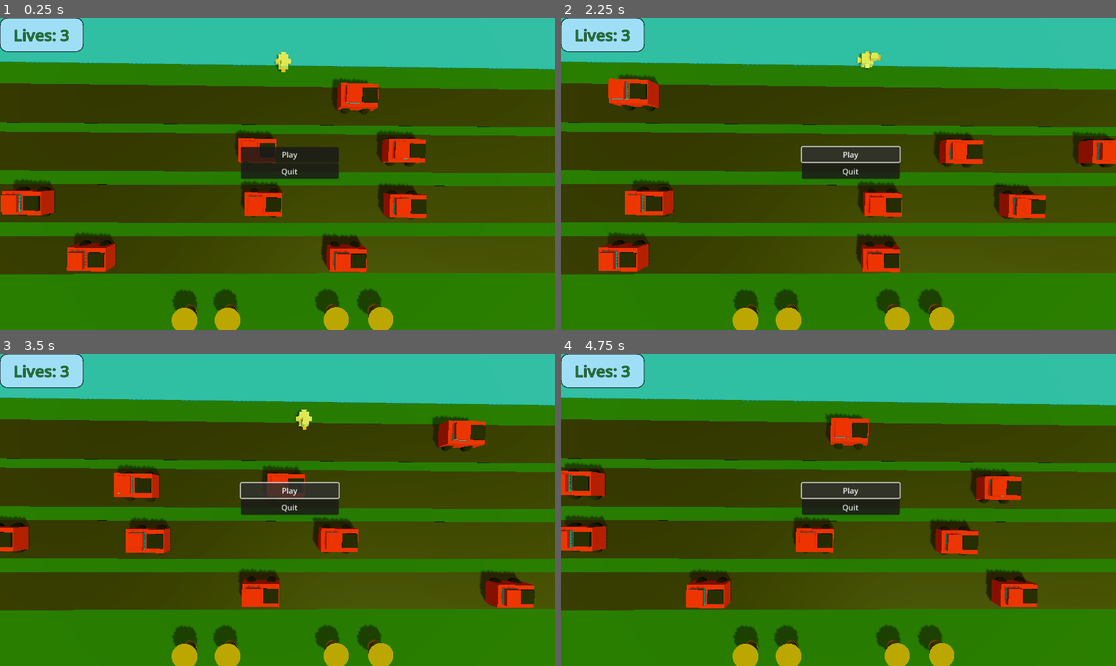
Above: before the commit, frames 1-4 (two rows, left to right).
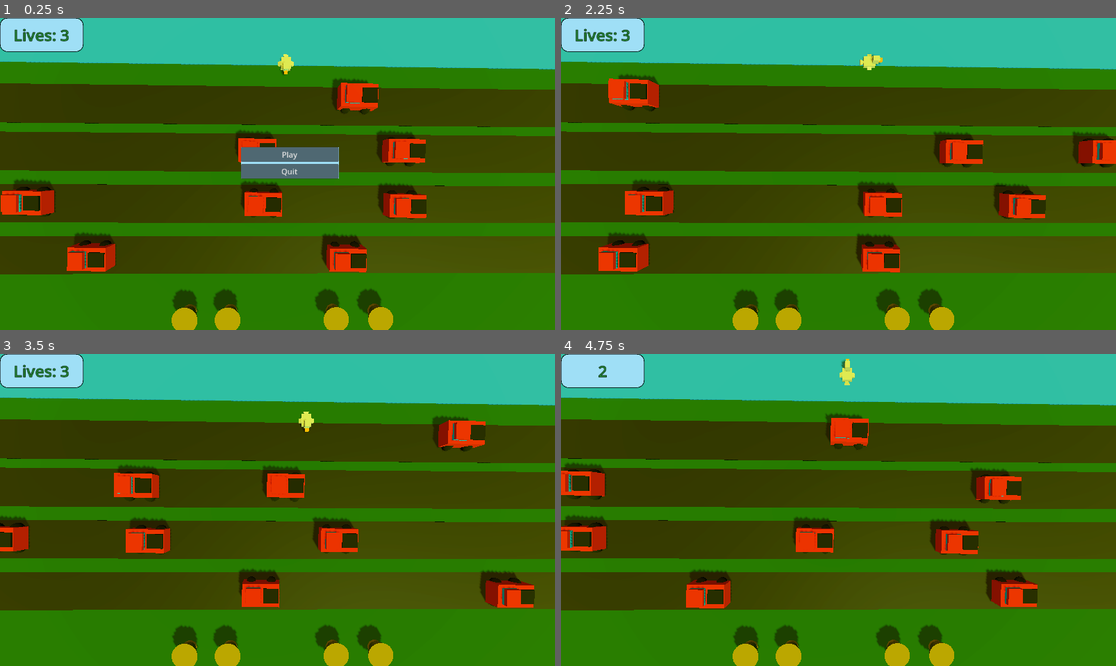
Above: after the commit, the same moments.

Repository: PushingPolygons/dangerxing-PCCDanny
Game: Godot game, scene res://Main/Main.tscn
Two runs of this game, one before a commit and one after it. Both use one fixed random seed, a clock stepped at 60 frames per second and the inputs below.
Inputs (mouse positions are in pixels of both pictures, inside the frame that each line leads up to):
- Up to frame 1 (0.25 s): no input
- Up to frame 2 (2.25 s): click "Play" at 0.5 s; click (849, 155) at 1.25 s, where only the run before the commit has a clickable "Play"; hold D (move_right) from 2.03 s (still down)
- Up to frame 3 (3.5 s): release D (move_right) at 2.78 s; hold S (move_down) from 2.78 s (still down)
- Up to frame 4 (4.75 s): release S (move_down) at 3.53 s; hold D (move_right) 3.53-4.28 s; hold W (move_up) from 4.28 s (still down)

The runs differ from the first frame. In frame 1, 1.9% of the frame differs, in the area x 43-62%, y 10-52%; in frame 2, 2.0%; in frame 3, 2.0%; in frame 4, 2.2%, in the area x 2-62%, y 1-52%.
Error after the commit: Invalid call. Nonexistent function 'new' in base 'PackedScene'. (res://Main/Main.gd:22)

Commit message:
UI panel editing along with fun crashes!
moved over UI like in video got crashes after for awhile. trying to resolve.

Diff:
--- a/Code/Main/Main.gd
+++ b/Code/Main/Main.gd
@@ -3,7 +3,32 @@
 
 const PLAYER = preload("res://Player/Player.tscn")
 
+@onready var menu = $Menu
+@onready var play_button = $Menu/VBoxContainer/PlayButton
+@onready var quit_button = $Menu/VBoxContainer/QuitButton
 
-func StartGame():
-	var player = PLAYER.instantiate()
+
+
+func _ready():
+	play_button.pressed.connect(OnPlayPressed)
+	quit_button.pressed.connect(OnQuitPressed)
+
+
+
+
+
+
+func SpawnPlayer():
+	var player = PLAYER.new()
 	player.position.z = -7.7
+	player.main = self
+	add_child(player)
+
+
+func OnPlayPressed():
+	menu.hide()
+	SpawnPlayer()
+
+
+func OnQuitPressed():
+	get_tree().quit()
--- a/Code/Main/Main.tscn
+++ b/Code/Main/Main.tscn
@@ -1,8 +1,7 @@
-[gd_scene load_steps=15 format=3 uid="uid://cg04rlbhnkept"]
+[gd_scene load_steps=13 format=3 uid="uid://cg04rlbhnkept"]
 
 [ext_resource type="Script" path="res://Main/Main.gd" id="1"]
 [ext_resource type="PackedScene" uid="uid://dph23bwxy023t" path="res://Player/Player.tscn" id="2_v8quc"]
-[ext_resource type="Script" path="res://Player/Player.gd" id="3_l2c8d"]
 [ext_resource type="PackedScene" uid="uid://6e2f0n6njwu5" path="res://Terrain/River.tscn" id="4_3n5fr"]
 [ext_resource type="PackedScene" uid="uid://buwoxjby6e1tt" path="res://Vehicle/Vehicle.tscn" id="4_bruup"]
 [ext_resource type="PackedScene" uid="uid://b3kt5miwigm0h" path="res://Roost/Roost.tscn" id="5_qjt6c"]
@@ -29,33 +28,14 @@
 [sub_resource type="PlaneMesh" id="PlaneMesh_lig6h"]
 size = Vector2(30, 30)
 
-[sub_resource type="StyleBoxFlat" id="StyleBoxFlat_nsupv"]
-content_margin_left = 12.0
-content_margin_top = 12.0
-content_margin_right = 12.0
-content_margin_bottom = 12.0
+[sub_resource type="StyleBoxFlat" id="StyleBoxFlat_fvg0j"]
 bg_color = Color(0.623529, 0.87451, 0.964706, 1)
-border_width_left = 1
-border_width_top = 1
-border_width_right = 1
-border_width_bottom = 1
-border_color = Color(0, 0, 0, 1)
-border_blend = true
-corner_radius_top_left = 15
-corner_radius_top_right = 15
-corner_radius_bottom_right = 15
-corner_radius_bottom_left = 15
-shadow_size = 1
-
-[sub_resource type="LabelSettings" id="LabelSettings_mde2w"]
-font_size = 33
-font_color = Color(0, 0.392157, 0, 0.788235)
-outline_size = 2
-outline_color = Color(0, 0, 0, 0.976471)
-shadow_size = 2
 
 [node name="Main" type="Node"]
 script = ExtResource("1")
+
+[node name="Player" parent="." instance=ExtResource("2_v8quc")]
+transform = Transform3D(0.999979, 0, -0.00644022, 0, 1, 0, 0.00644022, 0, 0.999979, -0.188873, 0.219202, -7.75864)
 
 [node name="WorldEnvironment" type="WorldEnvironment" parent="."]
 environment = SubResource("Environment_4ewo3")
@@ -71,10 +51,6 @@
 [node name="Camera3D" type="Camera3D" parent="Rig"]
 transform = Transform3D(0.999771, -0.0131987, -0.016871, 0.0166441, -0.0171165, 0.999715, -0.0134837, -0.999767, -0.0168929, -0.812298, 15.5287, 0.213329)
 fov = 72.5978
-
-[node name="Player" parent="." instance=ExtResource("2_v8quc")]
-transform = Transform3D(0.999979, 0, -0.00644022, 0, 1, 0, 0.00644022, 0, 0.999979, -0.188873, 0.219202, -7.75864)
-script = ExtResource("3_l2c8d")
 
 [node name="Terrain" type="Node3D" parent="."]
 transform = Transform3D(1.4, 0, 0.00244346, 0, 1.4, 0, -0.00244346, 0, 1.4, 0, 0, 0)
@@ -145,19 +121,8 @@
 [node name="Roost2" parent="." instance=ExtResource("5_qjt6c")]
 transform = Transform3D(1, 0, 0, 0, 1, 0, 0, 0, 1, -3.98686, -0.0121636, 10.7193)
 
-[node name="UI" type="PanelContainer" parent="."]
-offset_right = 173.0
-offset_bottom = 58.0
-theme_override_styles/panel = SubResource("StyleBoxFlat_nsupv")
-
-[node name="Label" type="Label" parent="UI"]
-layout_mode = 2
-text = "Lives: 3"
-label_settings = SubResource("LabelSettings_mde2w")
-horizontal_alignment = 1
-
 [node name="Menu" type="PanelContainer" parent="."]
-anchors_preset = -1
+anchors_preset = 15
 anchor_right = 1.0
 anchor_bottom = 1.0
 offset_left = 500.0
@@ -166,14 +131,15 @@
 offset_bottom = -338.0
 size_flags_horizontal = 4
 size_flags_vertical = 4
+theme_override_styles/panel = SubResource("StyleBoxFlat_fvg0j")
 
 [node name="VBoxContainer" type="VBoxContainer" parent="Menu"]
 layout_mode = 2
 
-[node name="Play" type="Button" parent="Menu/VBoxContainer"]
+[node name="PlayButton" type="Button" parent="Menu/VBoxContainer"]
 layout_mode = 2
 text = "Play"
 
-[node name="Quit" type="Button" parent="Menu/VBoxContainer"]
+[node name="QuitButton" type="Button" parent="Menu/VBoxContainer"]
 layout_mode = 2
 text = "Quit"
--- a/Code/Player/Player.gd
+++ b/Code/Player/Player.gd
@@ -1,16 +1,22 @@
 extends Area3D
 class_name Player
+
+
+@onready var lives_ui = $UI/LivesUI
+
 
 var main: Main
 var speed: float = 10.0 # m/s.
 var move_increment: float = 1.5
 var current_speed: float = speed
 var player_lives: int = 3
-
+var spawning_location: Vector3 = Vector3(0.0, 0.0, -7.7)
 
 
 func _ready():
+	position = spawning_location
 	area_entered.connect(OnAreaEntered)
+
 
 # Called every frame. 'delta' is the elapsed time since the previous frame.
 func _process(delta):
@@ -59,8 +65,12 @@
 	if other_area is Vehicle:
 		kill()
 	elif other_area is Roost:
-			print("Roosted")
+		position = spawning_location
 
 func kill():
 	player_lives -= 1
-	queue_free()
+	lives_ui.text = str(player_lives)
+	position = spawning_location
+	if player_lives <= 0:
+		main.menu.show()
+		queue_free()
--- a/Code/Player/Player.tscn
+++ b/Code/Player/Player.tscn
@@ -1,4 +1,6 @@
-[gd_scene load_steps=8 format=3 uid="uid://dph23bwxy023t"]
+[gd_scene load_steps=11 format=3 uid="uid://dph23bwxy023t"]
+
+[ext_resource type="Script" path="res://Player/Player.gd" id="1_73smy"]
 
 [sub_resource type="BoxMesh" id="BoxMesh_13evj"]
 
@@ -18,8 +20,34 @@
 
 [sub_resource type="BoxMesh" id="BoxMesh_badqx"]
 
+[sub_resource type="StyleBoxFlat" id="StyleBoxFlat_nkdkr"]
+content_margin_left = 12.0
+content_margin_top = 12.0
+content_margin_right = 12.0
+content_margin_bottom = 12.0
+bg_color = Color(0.623529, 0.87451, 0.964706, 1)
+border_width_left = 1
+border_width_top = 1
+border_width_right = 1
+border_width_bottom = 1
+border_color = Color(0, 0, 0, 1)
+border_blend = true
+corner_radius_top_left = 15
+corner_radius_top_right = 15
+corner_radius_bottom_right = 15
+corner_radius_bottom_left = 15
+shadow_size = 1
+
+[sub_resource type="LabelSettings" id="LabelSettings_7y6mq"]
+font_size = 33
+font_color = Color(0, 0.392157, 0, 0.788235)
+outline_size = 2
+outline_color = Color(0, 0, 0, 0.976471)
+shadow_size = 2
+
 [node name="Player" type="Area3D"]
 transform = Transform3D(-0.999999, 0, 0.00174537, 0, 1, 0, -0.00174537, 0, -0.999999, 0, 0, 0)
+script = ExtResource("1_73smy")
 
 [node name="Wing1" type="MeshInstance3D" parent="."]
 transform = Transform3D(0.2678, -0.0874087, 7.79831e-05, 0.165577, 0.141373, -0.000274419, 8.21262e-05, 0.000152561, 0.298973, -0.386557, 0.138151, 0.136872)
@@ -68,3 +96,14 @@
 [node name="Decal" type="Decal" parent="."]
 transform = Transform3D(1, 0, 0, 0, 1, 0, 0, 0, 1, 0, -0.222087, 0.146748)
 size = Vector3(0.807267, 0.252074, 0.930535)
+
+[node name="UI" type="PanelContainer" parent="."]
+offset_right = 173.0
+offset_bottom = 58.0
+theme_override_styles/panel = SubResource("StyleBoxFlat_nkdkr")
+
+[node name="LivesUI" type="Label" parent="UI"]
+layout_mode = 2
+text = "Lives: 3"
+label_settings = SubResource("LabelSettings_7y6mq")
+horizontal_alignment = 1
